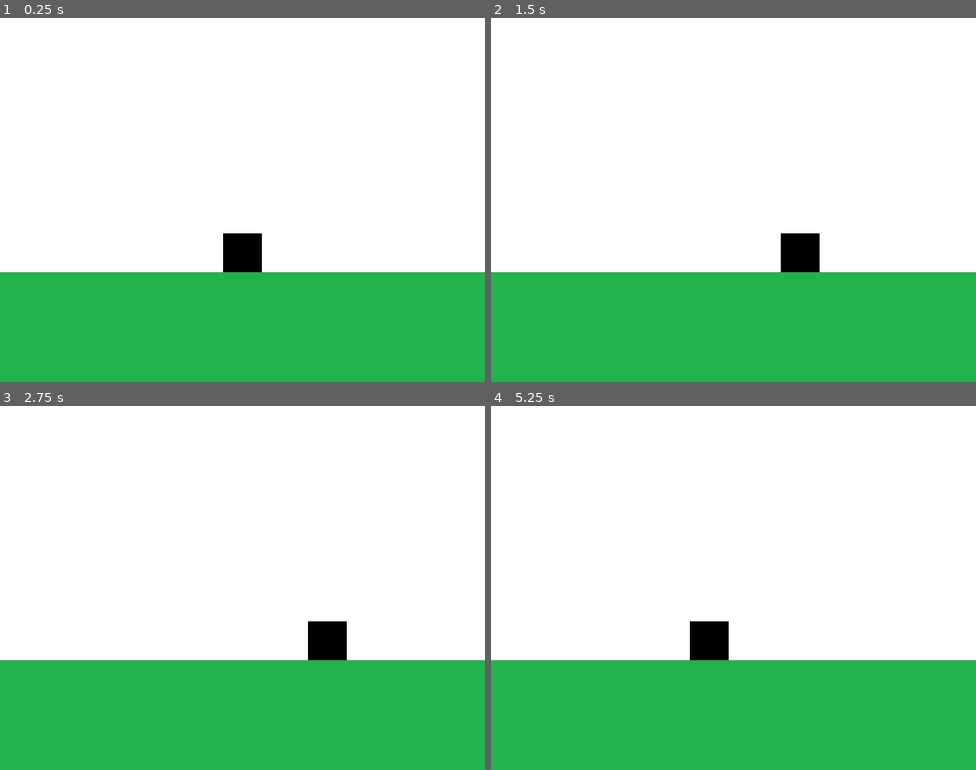
Above: before the commit, frames 1-4 (two rows, left to right).
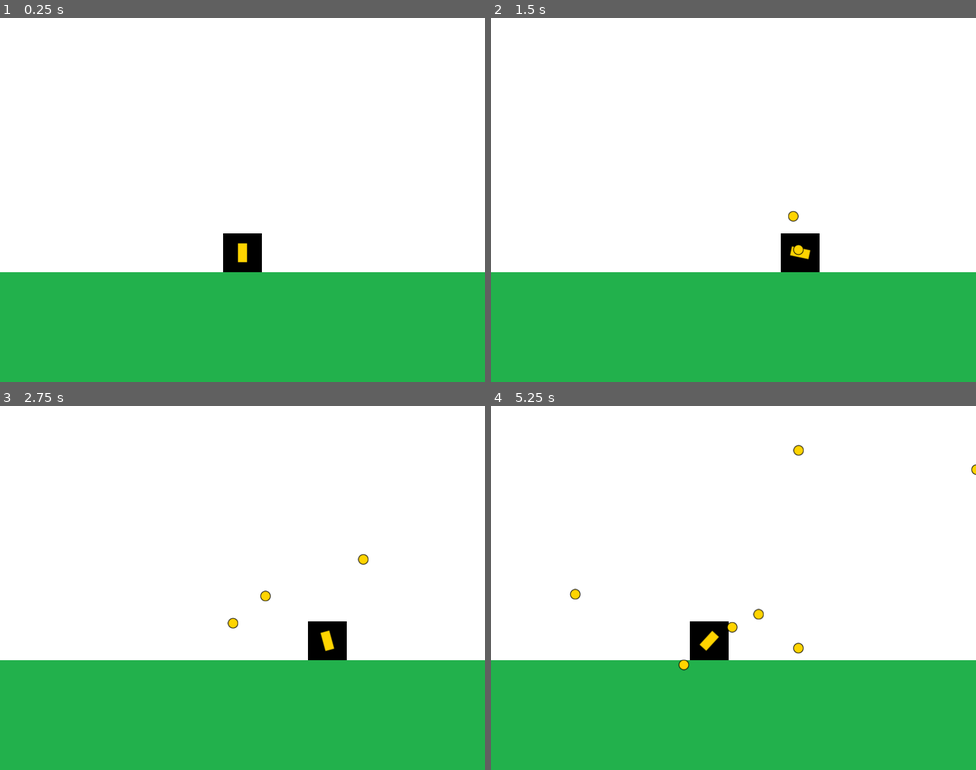
Above: after the commit, the same moments.

Repository: Lucarni-Lucas/entregas-idv-lucarni-lucas
Game: Godot game, scene res://main.tscn
Two runs of this game, one before a commit and one after it. Both use one fixed random seed, a clock stepped at 60 frames per second and the inputs below.
Inputs (mouse positions are in pixels of both pictures, inside the frame that each line leads up to):
- Up to frame 1 (0.25 s): no input
- Up to frame 2 (1.5 s): tap Enter at 0.5 s; move the mouse to (840, 181) at 0.52 s; hold Right (move_right) 0.53-1.28 s; click (840, 181) at 0.6 s; move the mouse to (636, 218) at 1.27 s; hold Left (move_left) from 1.28 s (still down); click (636, 218) at 1.35 s
- Up to frame 3 (2.75 s): move the mouse to (291, 507) at 2.02 s; release Left (move_left) at 2.03 s; hold Right (move_right) from 2.03 s (still down); click (291, 507) at 2.1 s
- Up to frame 4 (5.25 s): move the mouse to (709, 660) at 2.77 s; click (709, 660) at 2.85 s; move the mouse to (879, 642) at 3.52 s; release Right (move_right) at 3.53 s; hold Left (move_left) from 3.53 s (still down); click (879, 642) at 3.6 s; move the mouse to (588, 533) at 4.27 s; click (588, 533) at 4.35 s; move the mouse to (757, 588) at 5.02 s; click (757, 588) at 5.1 s

The runs differ from the first frame. In frame 1, 0.1% of the frame differs, in the area x 49-51%, y 61-68%; in frame 2, 0.2%; in frame 3, 0.3%; in frame 4, 0.5%, in the area x 16-100%, y 10-73%.

Commit message:
feature: cannon de player que dispara

Diff:
--- /dev/null
+++ b/entrega-2-lucarni-lucas/desafio-2/entrega-2-desafio-2-lucarni-lucas/entities/abstract_projectile.gd
@@ -0,0 +1,18 @@
+extends Sprite2D
+class_name Projectile
+
+@export var speed:float = 50
+
+# Vector normalizado
+var direction:Vector2
+
+func _ready() -> void:
+	set_physics_process(false)
+
+func set_starting_values(starting_position:Vector2, direction:Vector2):
+	global_position = starting_position
+	self.direction = direction
+	set_physics_process(true)
+
+func _physics_process(delta):
+	position += direction*speed*delta
--- /dev/null
+++ b/entrega-2-lucarni-lucas/desafio-2/entrega-2-desafio-2-lucarni-lucas/entities/abstract_projectile.tscn
@@ -0,0 +1,6 @@
+[gd_scene format=3 uid="uid://b4drhnh17gsqp"]
+
+[ext_resource type="Script" uid="uid://crj2u52nyh0q2" path="res://entities/abstract_projectile.gd" id="1_n38wy"]
+
+[node name="Projectile" type="Sprite2D" unique_id=2130496098]
+script = ExtResource("1_n38wy")
--- /dev/null
+++ b/entrega-2-lucarni-lucas/desafio-2/entrega-2-desafio-2-lucarni-lucas/entities/player/cannon.gd
@@ -0,0 +1,13 @@
+extends Sprite2D
+
+@onready var fire_position:Marker2D = $FirePosition
+
+@export var projectile_scene:PackedScene
+
+var projectile_container:Node
+
+func fire():
+	var projectile_instance:Projectile = projectile_scene.instantiate()
+	projectile_container.add_child(projectile_instance)
+	projectile_instance.set_starting_values(fire_position.global_position,
+											(fire_position.global_position - global_position).normalized())
--- a/entrega-2-lucarni-lucas/desafio-2/entrega-2-desafio-2-lucarni-lucas/entities/player/player.gd
+++ b/entrega-2-lucarni-lucas/desafio-2/entrega-2-desafio-2-lucarni-lucas/entities/player/player.gd
@@ -1,7 +1,26 @@
 extends Sprite2D
+
+@onready var cannon:Sprite2D = $Cannon
 
 @export var speed: float = 200.0
 
+var projectile_container:Node
+
+func set_projectile_container(container:Node):
+	cannon.projectile_container = container
+	self.projectile_container = container
+
+
+
 func _physics_process(delta: float) -> void:
+	# Movimiento
 	var direction := Input.get_axis("move_left", "move_right")
 	position.x += direction * speed * delta
+
+
+	# Cannon
+	var mouse_position:Vector2 = get_global_mouse_position()
+	cannon.look_at(mouse_position)
+
+	if Input.is_action_just_pressed("fire"):
+		cannon.fire()
--- a/entrega-2-lucarni-lucas/desafio-2/entrega-2-desafio-2-lucarni-lucas/entities/player/player.tscn
+++ b/entrega-2-lucarni-lucas/desafio-2/entrega-2-desafio-2-lucarni-lucas/entities/player/player.tscn
@@ -2,7 +2,18 @@
 
 [ext_resource type="Texture2D" uid="uid://lg587kdmo8nu" path="res://assets/textures/player.png" id="1_abrql"]
 [ext_resource type="Script" uid="uid://drunnnhlc80i1" path="res://entities/player/player.gd" id="2_sglur"]
+[ext_resource type="Texture2D" uid="uid://chlp3a8ggd4nu" path="res://assets/textures/cannon.png" id="3_sglur"]
+[ext_resource type="Script" uid="uid://cyv8fnv2lbuya" path="res://entities/player/cannon.gd" id="4_bls4j"]
+[ext_resource type="PackedScene" uid="uid://cvo02ewywcl8u" path="res://entities/player/player_projectile.tscn" id="5_fkugw"]
 
 [node name="Player" type="Sprite2D" unique_id=1705189258]
 texture = ExtResource("1_abrql")
 script = ExtResource("2_sglur")
+
+[node name="Cannon" type="Sprite2D" parent="." unique_id=30578728]
+texture = ExtResource("3_sglur")
+script = ExtResource("4_bls4j")
+projectile_scene = ExtResource("5_fkugw")
+
+[node name="FirePosition" type="Marker2D" parent="Cannon" unique_id=1141263133]
+position = Vector2(15, 0)
--- /dev/null
+++ b/entrega-2-lucarni-lucas/desafio-2/entrega-2-desafio-2-lucarni-lucas/entities/player/player_projectile.tscn
@@ -0,0 +1,8 @@
+[gd_scene format=3 uid="uid://cvo02ewywcl8u"]
+
+[ext_resource type="PackedScene" uid="uid://b4drhnh17gsqp" path="res://entities/abstract_projectile.tscn" id="1_k2c6e"]
+[ext_resource type="Texture2D" uid="uid://csyghfd1h27xv" path="res://assets/textures/proyectile_player.png" id="2_tj6o0"]
+
+[node name="Projectile" unique_id=2130496098 instance=ExtResource("1_k2c6e")]
+texture = ExtResource("2_tj6o0")
+speed = 100.0
--- /dev/null
+++ b/entrega-2-lucarni-lucas/desafio-2/entrega-2-desafio-2-lucarni-lucas/main.gd
@@ -0,0 +1,4 @@
+extends Node
+
+func _ready() -> void:
+	$Player.set_projectile_container(self)
--- a/entrega-2-lucarni-lucas/desafio-2/entrega-2-desafio-2-lucarni-lucas/main.tscn
+++ b/entrega-2-lucarni-lucas/desafio-2/entrega-2-desafio-2-lucarni-lucas/main.tscn
@@ -1,10 +1,12 @@
 [gd_scene format=3 uid="uid://cjnwtyjxunhka"]
 
+[ext_resource type="Script" uid="uid://csr043qrn1aqq" path="res://main.gd" id="1_1bvp3"]
 [ext_resource type="Texture2D" uid="uid://bcshkjslwrrar" path="res://assets/textures/background.png" id="1_h2yge"]
 [ext_resource type="Texture2D" uid="uid://b86qmaptpacif" path="res://assets/textures/floor.png" id="2_1bvp3"]
 [ext_resource type="PackedScene" uid="uid://cced43hwgwvwc" path="res://entities/player/player.tscn" id="3_lquwl"]
 
 [node name="Main" type="Node" unique_id=676233350]
+script = ExtResource("1_1bvp3")
 
 [node name="Background" type="TextureRect" parent="." unique_id=354269249]
 anchors_preset = 15
--- a/entrega-2-lucarni-lucas/desafio-2/entrega-2-desafio-2-lucarni-lucas/project.godot
+++ b/entrega-2-lucarni-lucas/desafio-2/entrega-2-desafio-2-lucarni-lucas/project.godot
@@ -27,11 +27,18 @@
 move_left={
 "deadzone": 0.2,
 "events": [Object(InputEventKey,"resource_local_to_scene":false,"resource_name":"","device":-1,"window_id":0,"alt_press …(195 unchanged characters)…
+, Object(InputEventKey,"resource_local_to_scene":false,"resource_name":"","device":-1,"window_id":0,"alt_pressed":false,"shift_pressed":false,"ctrl_pressed":false,"meta_pressed":false,"pressed":false,"keycode":0,"physical_keycode":65,"key_label":0,"unicode":97,"location":0,"echo":false,"script":null)
 ]
 }
 move_right={
 "deadzone": 0.2,
 "events": [Object(InputEventKey,"resource_local_to_scene":false,"resource_name":"","device":-1,"window_id":0,"alt_press …(195 unchanged characters)…
+, Object(InputEventKey,"resource_local_to_scene":false,"resource_name":"","device":-1,"window_id":0,"alt_pressed":false,"shift_pressed":false,"ctrl_pressed":false,"meta_pressed":false,"pressed":false,"keycode":0,"physical_keycode":68,"key_label":0,"unicode":100,"location":0,"echo":false,"script":null)
+]
+}
+fire={
+"deadzone": 0.2,
+"events": [Object(InputEventMouseButton,"resource_local_to_scene":false,"resource_name":"","device":-1,"window_id":0,"alt_pressed":false,"shift_pressed":false,"ctrl_pressed":false,"meta_pressed":false,"button_mask":1,"position":Vector2(124, 15),"global_position":Vector2(133, 63),"factor":1.0,"button_index":1,"canceled":false,"pressed":true,"double_click":true,"script":null)
 ]
 }
 
Not shown, added: entrega-2-lucarni-lucas/desafio-2/entrega-2-desafio-2-lucarni-lucas/entities/abstract_projectile.gd.uid
Not shown, added: entrega-2-lucarni-lucas/desafio-2/entrega-2-desafio-2-lucarni-lucas/entities/player/cannon.gd.uid
Not shown, added: entrega-2-lucarni-lucas/desafio-2/entrega-2-desafio-2-lucarni-lucas/main.gd.uid
Not shown, added: entrega-2-lucarni-lucas/desafio-3/.gitkeep
